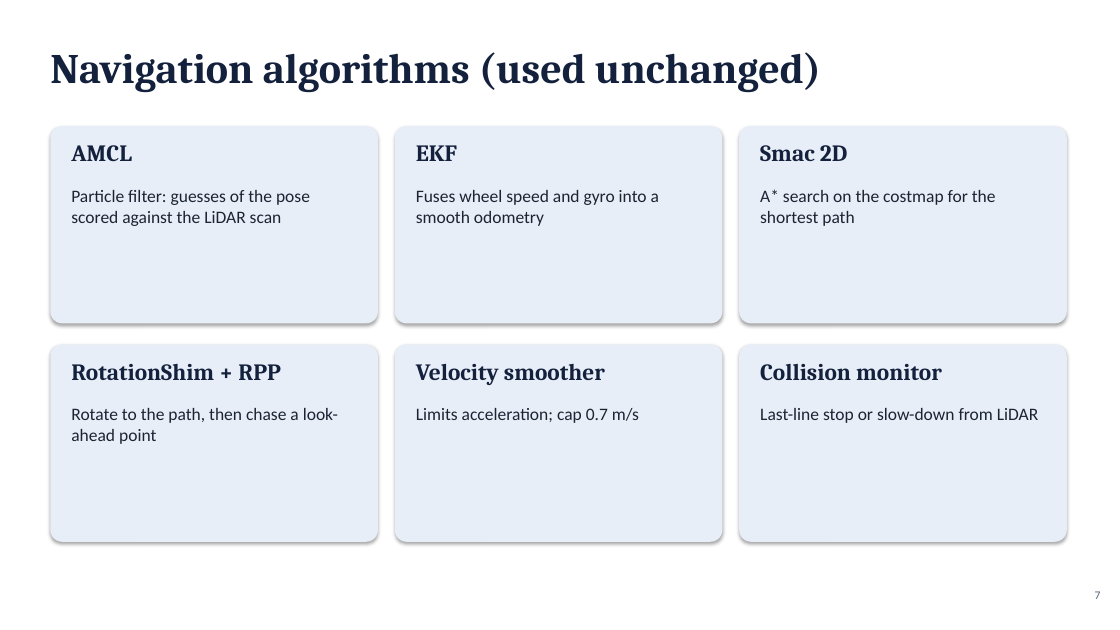
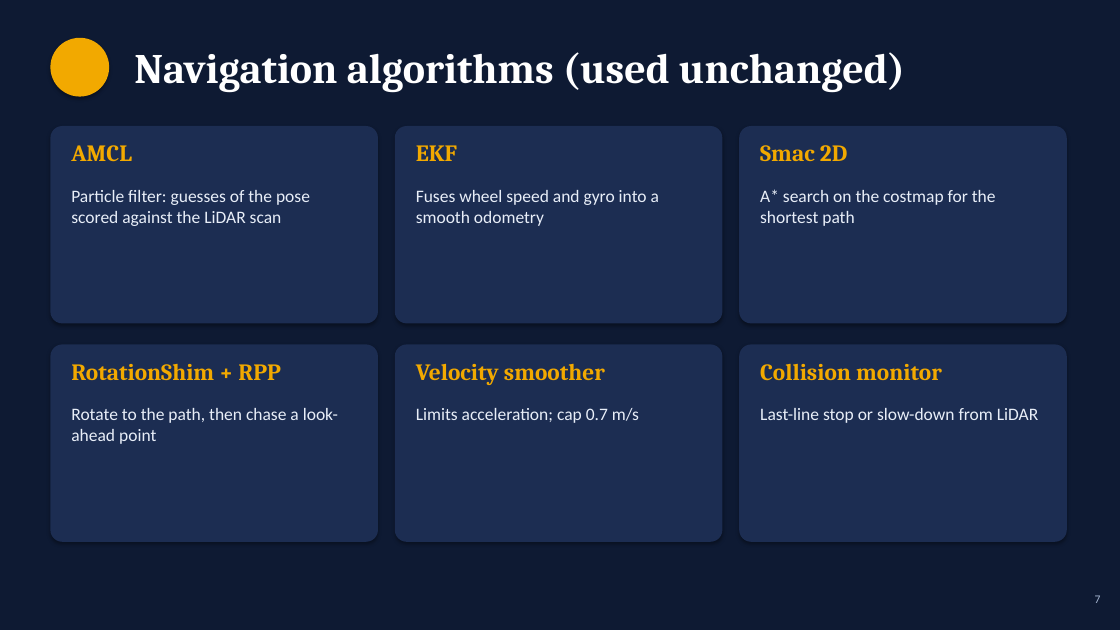
Before and after one commit to Saibts/AgileX_ScoutMini_JAZZY, a slide deck: slide 7 of docs/Scout_Mini_Project_Presentation.pptx. Drawn at 1120x630 pixels with LibreOffice and Linux fonts; fonts in the diff are those of the drawing. Boxes give left, top, right and bottom in pixels: in the first picture for what was removed or moved away, otherwise in the second. Text is boxed around its words. In the diff, an @@ line names an element or a change of style, - is before the commit and + after.

```diff
--- a/docs/Scout_Mini_Project_Presentation.pptx
+++ b/docs/Scout_Mini_Project_Presentation.pptx
@@ background #FFFFFF to #0E1A33 @@
@@ text "Navigation algorithms (used unchanged)": place and size @@
-text "Navigation algorithms (used unchanged)" at [50, 52, 821, 93]
+text "Navigation algorithms (used unchanged)" at [134, 52, 905, 93]
@@ text "Navigation algorithms (used unchanged)" at [134, 52, 905, 93]: text colour #14213D to #FFFFFF @@
@@ ellipse added at [50, 38, 109, 97], fill #F2A900 @@
@@ fill #E8EEF7 to #1C2D52 in 6 elements at [50, 126, 378, 323], [395, 126, 723, 323], [739, 126, 1067, 323], [50, 344, 378, 542], [395, 344, 723, 542], [739, 344, 1067, 542] @@
@@ text colour #14213D to #F2A900 in 6 elements at [71, 145, 132, 162], [416, 145, 457, 161], [760, 145, 847, 161], [71, 364, 281, 380], [416, 364, 605, 385], [760, 364, 942, 381] @@
@@ text colour #1B2433 to #E8EEF8 in 6 elements at [71, 190, 310, 226], [416, 190, 659, 226], [760, 189, 996, 226], [71, 408, 338, 444], [416, 408, 639, 423], [760, 408, 1038, 423] @@
@@ text "7" at [1095, 595, 1101, 603]: text colour #5B6678 to #A3B3CE @@
```
Also in this commit, not shown: 14 other slides changed.
